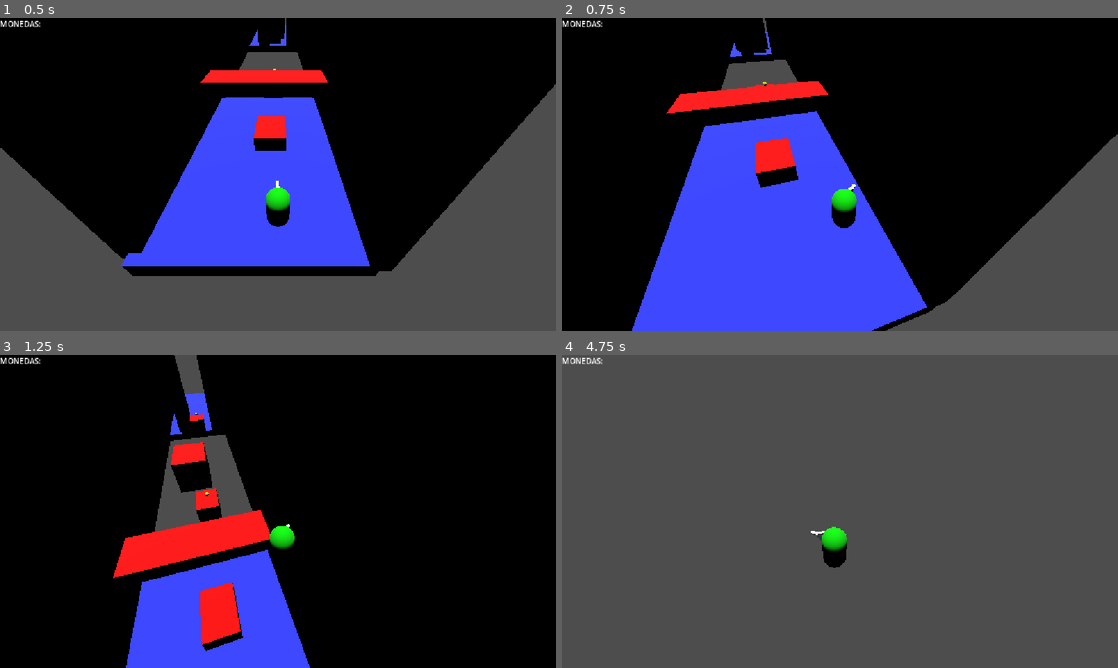
Above: before the commit, frames 1-4 (two rows, left to right).
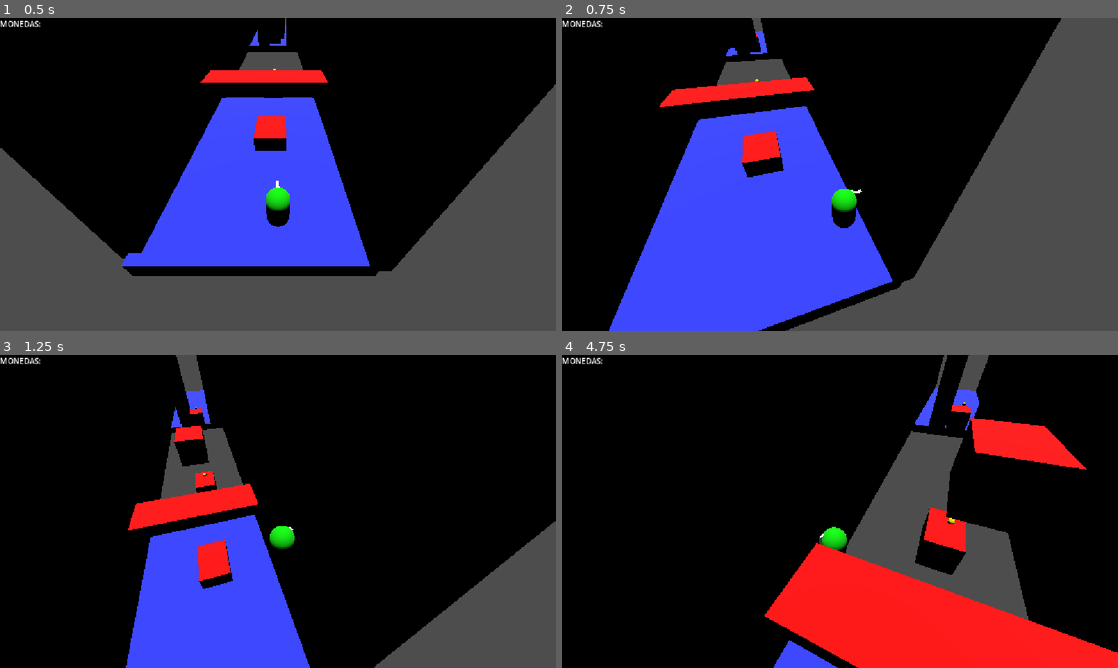
Above: after the commit, the same moments.

Repository: GonzaloDP/Movimiento3D-y-Grayboxing
Game: Godot game, scene res://Escenas/mundo.tscn
Two runs of this game, one before a commit and one after it. Both use one fixed random seed, a clock stepped at 60 frames per second and the inputs below. The project has no main scene, so this scene is started directly.
Inputs (mouse positions are in pixels of both pictures, inside the frame that each line leads up to):
- Up to frame 1 (0.5 s): no input
- Up to frame 2 (0.75 s): tap Enter at 0.5 s; move the mouse to (867, 174) at 0.52 s; hold D (derecha) from 0.53 s (still down); hold W (delante) from 0.53 s (still down)
- Up to frame 3 (1.25 s): keep holding D (derecha); keep holding W (delante); tap Space (salto) at 0.77, 1.07 s; tap S (detrás) at 0.8 s
- Up to frame 4 (4.75 s): move the mouse to (812, 511) at 1.27 s; release D (derecha) at 1.28 s; release W (delante) at 1.28 s; hold A (izquierda) 1.28-2.03 s; tap S (detrás) at 1.35, 3.05, 4.35 s; tap Space (salto) at 1.52, 1.55, 1.82, 2.1, 3.02, 3.32, 3.77, 3.8, 4.07, 4.52 s; move the mouse to (851, 505) at 2.02 s; hold W (delante) 2.03-2.78 s; hold D (derecha) 2.03-3.53 s; move the mouse to (834, 517) at 2.77 s; tap Shift (dash) at 2.85 s; move the mouse to (878, 514) at 3.52 s; hold W (delante) 3.53-4.28 s; hold A (izquierda) from 3.53 s (still down); move the mouse to (795, 508) at 4.27 s; tap W (delante) at 4.55 s

Frame 1 is identical in both runs. In frame 2, 23% of the frame differs, in the area x 8-100%, y 0-100%; in frame 3, 16%; in frame 4, 91%, in the area x 0-100%, y 0-100%.

Commit message:
se borró escenas inservibles y se acomodo la cámara

Diff:
--- a/movimiento-3d-y-grayboxing/Escenas/ventana_final.tscn
+++ /dev/null
@@ -1,36 +0,0 @@
-[gd_scene format=3 uid="uid://bo88lvuvvy6lc"]
-
-[ext_resource type="Script" uid="uid://b8esif4g3o8xg" path="res://Script/ventana_final.gd" id="1_2yprt"]
-
-[node name="VentanaFinal" type="Control" unique_id=2020176710]
-layout_mode = 3
-anchors_preset = 15
-anchor_right = 1.0
-anchor_bottom = 1.0
-grow_horizontal = 2
-grow_vertical = 2
-script = ExtResource("1_2yprt")
-
-[node name="VBoxContainer" type="VBoxContainer" parent="." unique_id=258668653]
-layout_mode = 1
-anchors_preset = 8
-anchor_left = 0.5
-anchor_top = 0.5
-anchor_right = 0.5
-anchor_bottom = 0.5
-offset_left = -213.0
-offset_top = -33.0
-offset_right = 210.0
-offset_bottom = 33.0
-grow_horizontal = 2
-grow_vertical = 2
-
-[node name="Reiniciar" type="Button" parent="VBoxContainer" unique_id=64724623]
-layout_mode = 2
-text = "REINICIAR"
-
-[node name="Salir" type="Button" parent="VBoxContainer" unique_id=1092857181]
-layout_mode = 2
-text = "SALIR"
-
-[connection signal="pressed" from="VBoxContainer/Salir" to="." method="_on_salir_pressed"]
--- a/movimiento-3d-y-grayboxing/Script/moneda.gd
+++ b/movimiento-3d-y-grayboxing/Script/moneda.gd
@@ -3,7 +3,6 @@
 func _on_area_3d_body_entered(body: Node3D) -> void:
 	if body.is_in_group("player"):
 		body.get_parent().aumentar_moneda()
-		#print(player)
 
 	queue_free()
 	return
--- a/movimiento-3d-y-grayboxing/Script/player.gd
+++ b/movimiento-3d-y-grayboxing/Script/player.gd
@@ -1,10 +1,11 @@
 extends Node3D
 
 @onready var player = $CharacterBody3D
+@onready var camara = $CharacterBody3D/SpringArm3D/Camera3D
 
 @export var speed = 14.0
 @export var aceleracion_caida = 75.0
-@export var impuslo_salto = 20.0
+@export var impulso_salto = 20.0
 @export var fuerza_dash = 50.0
 
 signal monedas_cambiaron(cantidad)
@@ -22,21 +23,23 @@
 func _process(delta: float) -> void:
 	if contador_monedas == 3:
 		get_tree().reload_current_scene()
-		#get_tree().quit()
 
 func _physics_process(delta: float) -> void:
 	var direction = Vector3.ZERO
+	var delante = camara.global_transform.basis.z
+	var derecha = camara.global_transform.basis.x
 
 	if Input.is_action_pressed("delante"):
-		direction.z -= 1
+		direction -= delante
 	if Input.is_action_pressed("detrás"):
-		direction.z += 1
+		direction += delante
 	if Input.is_action_pressed("derecha"):
-		direction.x += 1
+		direction += derecha
 	if Input.is_action_pressed("izquierda"):
-		direction.x -= 1
+		direction -= derecha
 
 	if direction != Vector3.ZERO:
+		direction.y = 0
 		direction = direction.normalized()
 		ultima_direccion = direction
 		$CharacterBody3D/Pivote.basis = Basis.looking_at(direction)
@@ -57,7 +60,7 @@
 	if not player.is_on_floor():
 		target_velocity.y = target_velocity.y - (aceleracion_caida * delta)
 		if Input.is_action_just_pressed("salto") and doble_salto == true:
-			target_velocity.y = impuslo_salto
+			target_velocity.y = impulso_salto
 			doble_salto = false
 
 	player.velocity = target_velocity
@@ -65,7 +68,7 @@
 	if player.is_on_floor():
 		doble_salto = true
 		if Input.is_action_just_pressed("salto"):
-			target_velocity.y = impuslo_salto
+			target_velocity.y = impulso_salto
 
 	player.move_and_slide()
 
--- a/movimiento-3d-y-grayboxing/Script/ventana_final.gd
+++ /dev/null
@@ -1,9 +0,0 @@
-extends Control
-
-func _ready() -> void:
-	pass
-func _process(delta: float) -> void:
-	pass
-
-func _on_salir_pressed() -> void:
-	get_tree().quit()
Not shown, removed: movimiento-3d-y-grayboxing/Script/ventana_final.gd.uid
